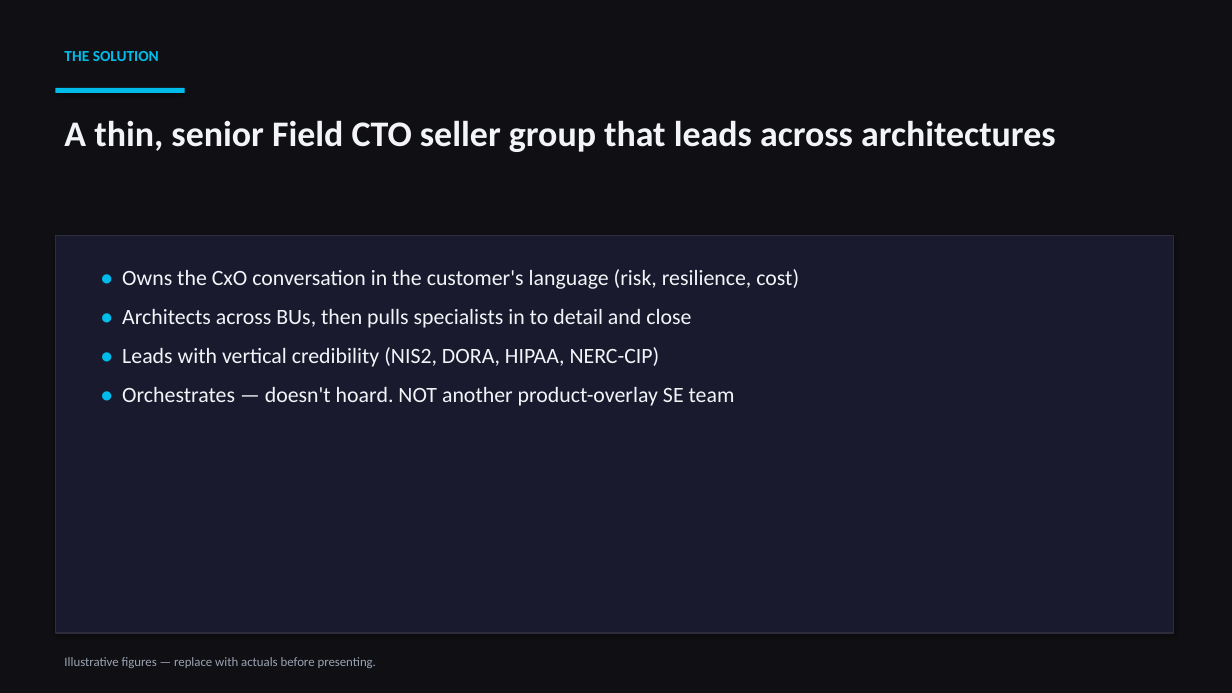
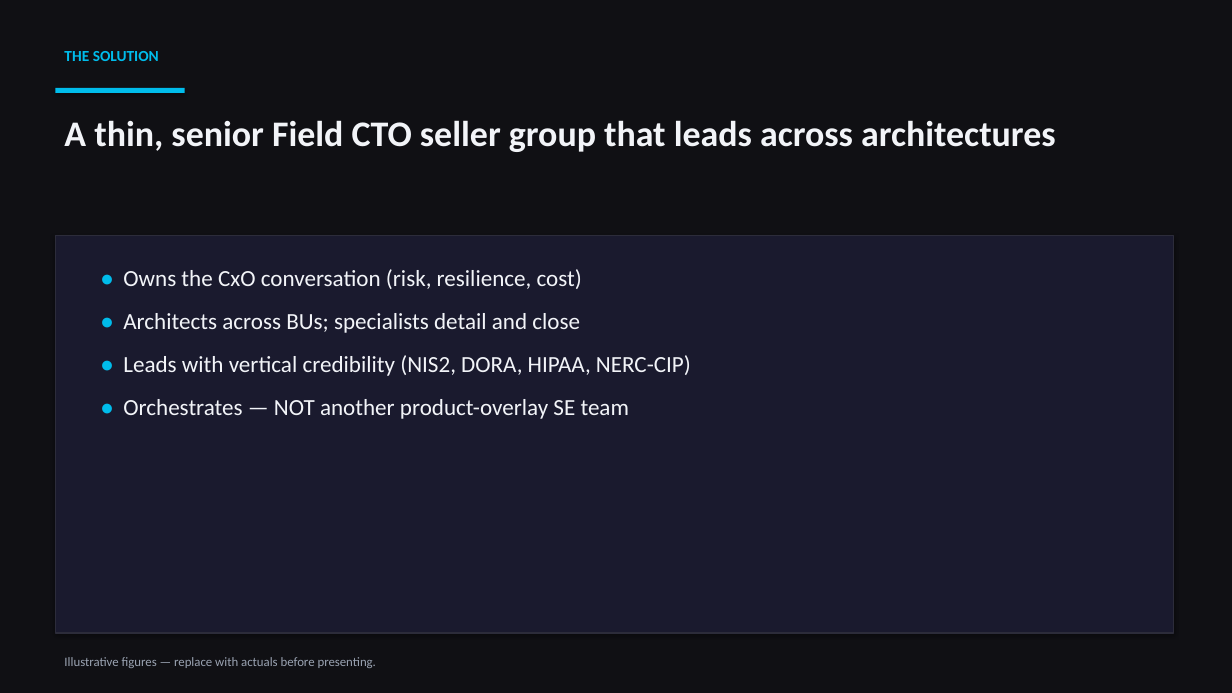
Before and after one commit to rcasey1978/FieldCTO_TacticalSelling, a slide deck: slide 5 of Field-CTO-XArch-Business-Case.pptx (slide 6 before the commit). Drawn at 1232x693 pixels with LibreOffice and Linux fonts; fonts in the diff are those of the drawing. Boxes give left, top, right and bottom in pixels: in the first picture for what was removed or moved away, otherwise in the second. Text is boxed around its words. In the diff, an @@ line names an element or a change of style, - is before the commit and + after.

```diff
--- a/Field-CTO-XArch-Business-Case.pptx
+++ b/Field-CTO-XArch-Business-Case.pptx
@@ text at (x1=123, y1=269, x2=582, y2=333): text changed; size 17 to 18 pt @@
-• Owns the CxO conversation in the customer's language (risk, resilience, cost)
-• Architects across BUs, then pulls specialists in to detail and close
+• Owns the CxO conversation (risk, resilience, cost)
+• Architects across BUs; specialists detail and close
@@ text at (x1=123, y1=355, x2=691, y2=376): size 17 to 18 pt in "• Leads with vertical credibility (NIS2, DORA, ..."; more space between paragraphs @@
@@ text at (x1=123, y1=399, x2=629, y2=419): text changed; size 17 to 18 pt @@
-• Orchestrates — doesn't hoard. NOT another product-overlay SE team
+• Orchestrates — NOT another product-overlay SE team
```
Also in this commit, not shown: 19 other slides changed, 4 slides removed, 2 other files.
